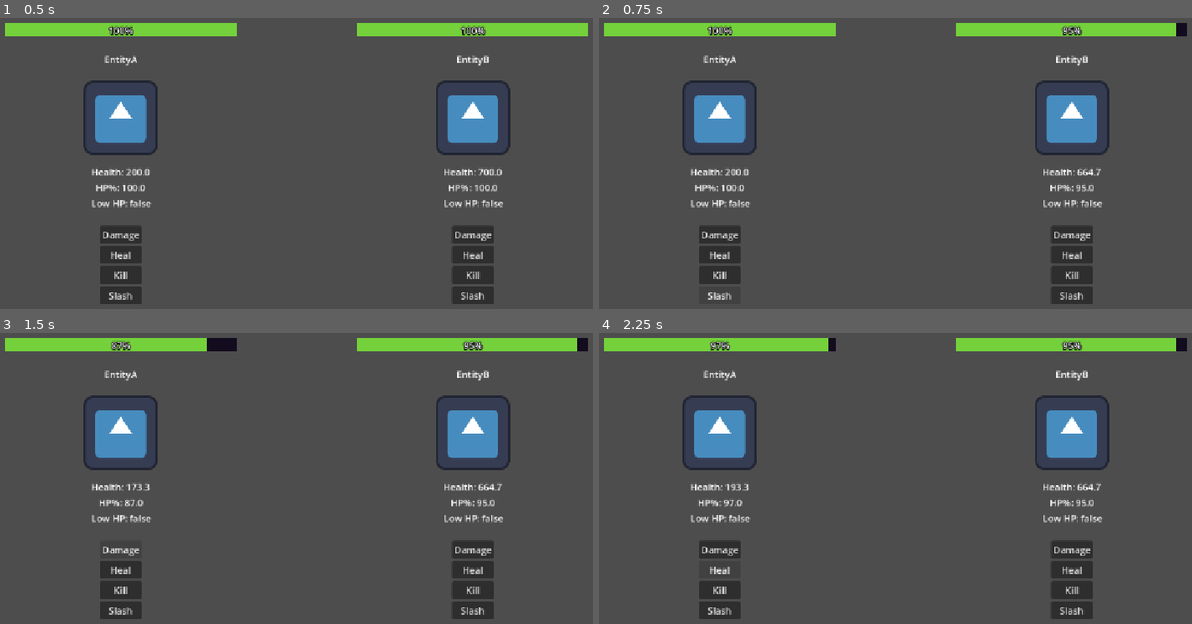
Above: before the commit, frames 1-4 (two rows, left to right).
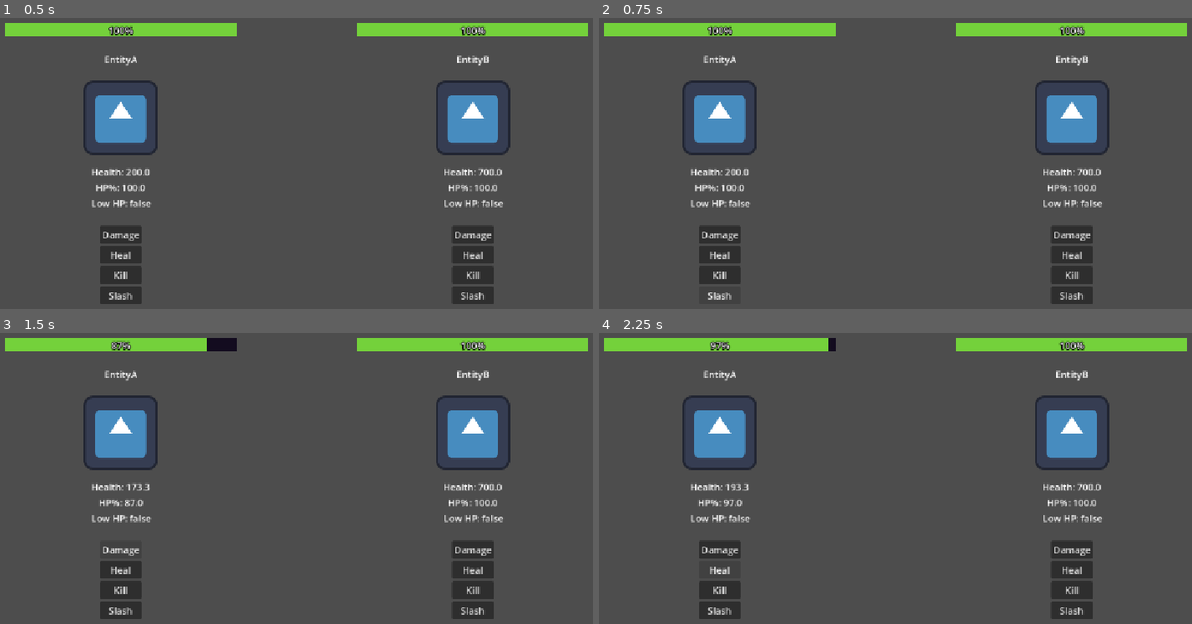
Above: after the commit, the same moments.

Repository: vexushi/vexushi-stats-system
Game: Godot game, scene res://debug/debug.tscn
The game is run twice, just before and just after one commit, with the same random seed, the same clock (stepped at 60 frames per second) and the same inputs. The engine's default icon, where the game draws it, is replaced by a stand-in: a white triangle on a blue panel in a dark square.
Inputs:
- Up to frame 1 (0.5 s): no input
- Up to frame 2 (0.75 s): click "Slash" at 0.5 s
- Up to frame 3 (1.5 s): click "Damage" at 1.25 s
- Up to frame 4 (2.25 s): click "Heal" at 2 s

Frame 1 is identical in both runs. In frame 2, 0.4% of the frame differs, in the area x 75-100%, y 1-60%; in frame 3, 0.4%; in frame 4, 0.4%.
Error after the commit: Invalid call. Nonexistent function 'decrease_health' in base 'Nil'. (res://attack/attack_component.gd:26)

Commit message:
chore: moved attack_target from entity to AttackComponent

Diff:
--- a/attack/attack_component.gd
+++ b/attack/attack_component.gd
@@ -3,6 +3,7 @@
 class_name AttackComponent
 extends Node
 
+@export var attack_target: HealthComponent
 @export var moveset: Array[Moves] = []
 
 signal attacked(move: Moves)
--- a/debug/debug.tscn
+++ b/debug/debug.tscn
@@ -32,12 +32,11 @@
 [node name="Camera2D" type="Camera2D" parent="." unique_id=2111388713]
 anchor_mode = 0
 
-[node name="EntityA" parent="." unique_id=1472110959 node_paths=PackedStringArray("health_bar", "health_component", "attack_component", "attack_target") instance=ExtResource("1_ifkhq")]
+[node name="EntityA" parent="." unique_id=1472110959 node_paths=PackedStringArray("health_bar", "health_component", "attack_component") instance=ExtResource("1_ifkhq")]
 position = Vector2(266, 232)
 health_bar = NodePath("HealthBar")
 health_component = NodePath("HealthComponent")
 attack_component = NodePath("AttackComponent")
-attack_target = NodePath("../EntityB/HealthComponent")
 
 [node name="StatsComponent" type="Node" parent="EntityA" unique_id=1136467292]
 script = ExtResource("2_nlbt3")
--- a/entities/entity.gd
+++ b/entities/entity.gd
@@ -10,8 +10,6 @@
 @export var health_bar: ProgressBar
 @export var health_component: HealthComponent = null
 @export var attack_component: AttackComponent = null
-
-@export var attack_target: HealthComponent
 
 # Called when the node enters the scene tree for the first time.
 func _ready() -> void:
@@ -78,5 +76,5 @@
 			if move.name == "Slash":
 				move_id = i
 			i += 1
-		attack_component.send_attack(attack_target, attack_component.moveset[move_id])
+		attack_component.send_attack(attack_component.attack_target, attack_component.moveset[move_id])
 	pass # Replace with function body.
